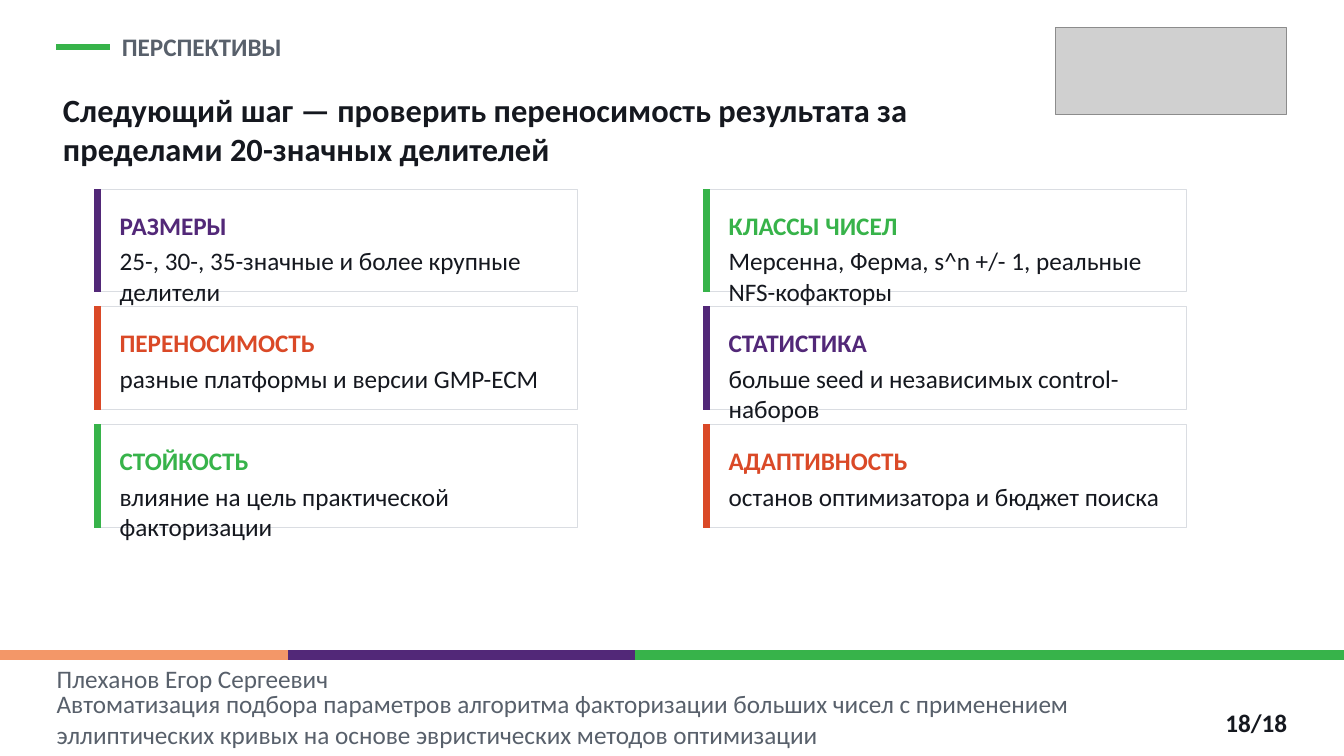
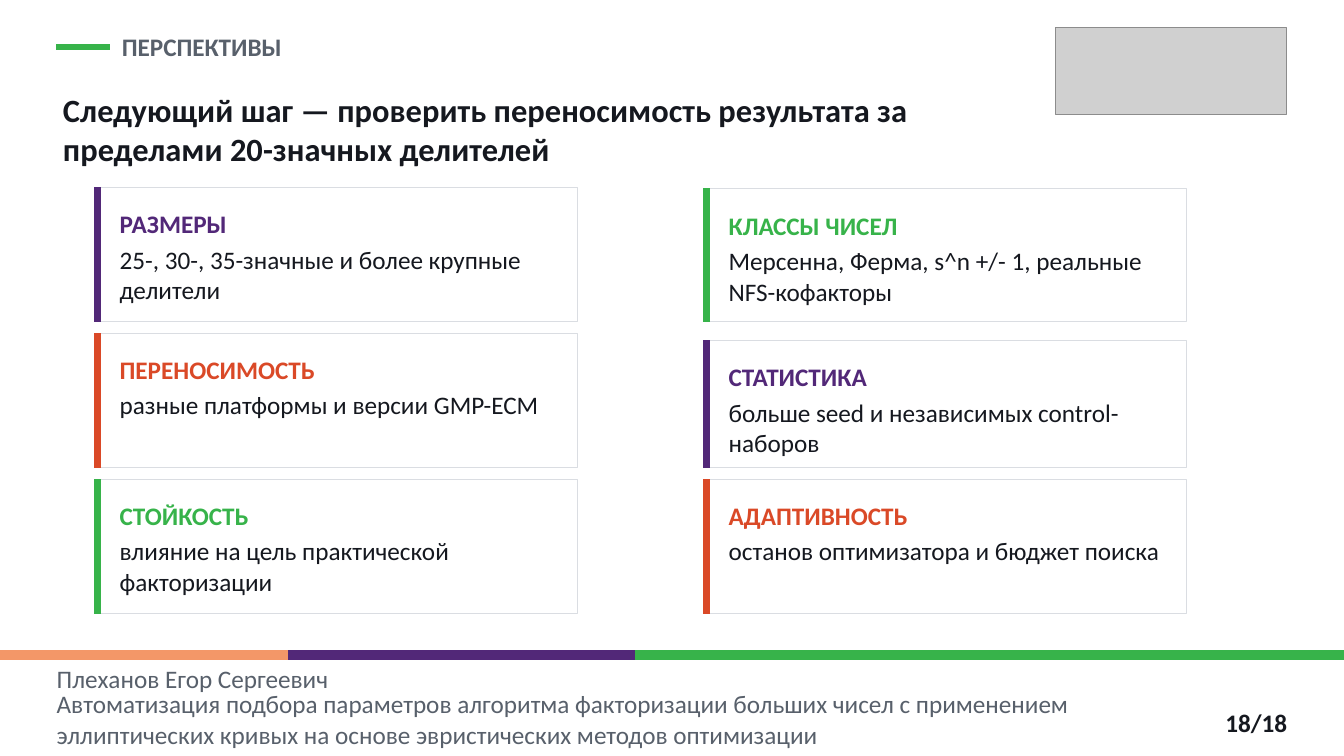
Before and after one commit to EgorPlehanov/ecm-evolutionary-optimization, a slide deck: slide 18 of REPORTS/06_thesis_defense_presentation/Plekhanov_thesis_defense_ECM_parameter_optimization_polytech.pptx. Drawn at 1344x756 pixels with LibreOffice and Linux fonts; fonts in the diff are those of the drawing; grey boxes stand for pictures. Boxes give left, top, right and bottom in pixels: in the first picture for what was removed or moved away, otherwise in the second. Text is boxed around its words. In the diff, an @@ line names an element or a change of style, - is before the commit and + after.

```diff
--- a/REPORTS/06_thesis_defense_presentation/Plekhanov_thesis_defense_ECM_parameter_optimization_polytech.pptx
+++ b/REPORTS/06_thesis_defense_presentation/Plekhanov_thesis_defense_ECM_parameter_optimization_polytech.pptx
@@ rectangle: place and size @@
-rectangle at <box>95,190,578,292</box>
+rectangle at <box>95,188,578,322</box>
@@ rectangle: place and size @@
-rectangle at <box>95,190,101,292</box>
+rectangle at <box>95,188,101,322</box>
@@ rectangle: place and size @@
-rectangle at <box>704,190,1187,292</box>
+rectangle at <box>704,190,1187,322</box>
@@ rectangle: place and size @@
-rectangle at <box>704,190,710,292</box>
+rectangle at <box>704,190,710,322</box>
@@ rectangle: place and size @@
-rectangle at <box>95,307,578,409</box>
+rectangle at <box>95,333,578,467</box>
@@ rectangle: place and size @@
-rectangle at <box>95,307,101,409</box>
+rectangle at <box>95,333,101,467</box>
@@ text "ПЕРЕНОСИМОСТЬ": place and size @@
-text "ПЕРЕНОСИМОСТЬ" at <box>120,335,315,352</box>
+text "ПЕРЕНОСИМОСТЬ" at <box>120,362,315,379</box>
@@ rectangle: place and size @@
-rectangle at <box>704,307,1187,409</box>
+rectangle at <box>704,340,1187,467</box>
@@ rectangle: place and size @@
-rectangle at <box>704,307,710,409</box>
+rectangle at <box>704,340,710,467</box>
@@ text "СТАТИСТИКА": place and size @@
-text "СТАТИСТИКА" at <box>729,335,867,352</box>
+text "СТАТИСТИКА" at <box>729,369,867,386</box>
@@ text "разные платформы и версии GMP-ECM": place and size @@
-text "разные платформы и версии GMP-ECM" at <box>120,371,538,392</box>
+text "разные платформы и версии GMP-ECM" at <box>120,397,538,418</box>
@@ text "больше seed и независимых control-наборов": place and size @@
-text "больше seed и независимых control-наборов" at <box>729,370,1118,422</box>
+text "больше seed и независимых control-наборов" at <box>729,404,1118,456</box>
@@ rectangle: place and size @@
-rectangle at <box>95,424,578,527</box>
+rectangle at <box>95,479,578,613</box>
@@ rectangle: place and size @@
-rectangle at <box>95,424,101,527</box>
+rectangle at <box>95,479,101,613</box>
@@ rectangle: place and size @@
-rectangle at <box>704,424,1187,527</box>
+rectangle at <box>704,479,1187,613</box>
@@ rectangle: place and size @@
-rectangle at <box>704,424,710,527</box>
+rectangle at <box>704,479,710,613</box>
@@ 4 texts: place and size @@
-4 texts at <box>120,449,1159,540</box>
+4 texts at <box>120,504,1159,595</box>
```
Also in this commit, not shown: 10 other slides changed, 1 other file.
